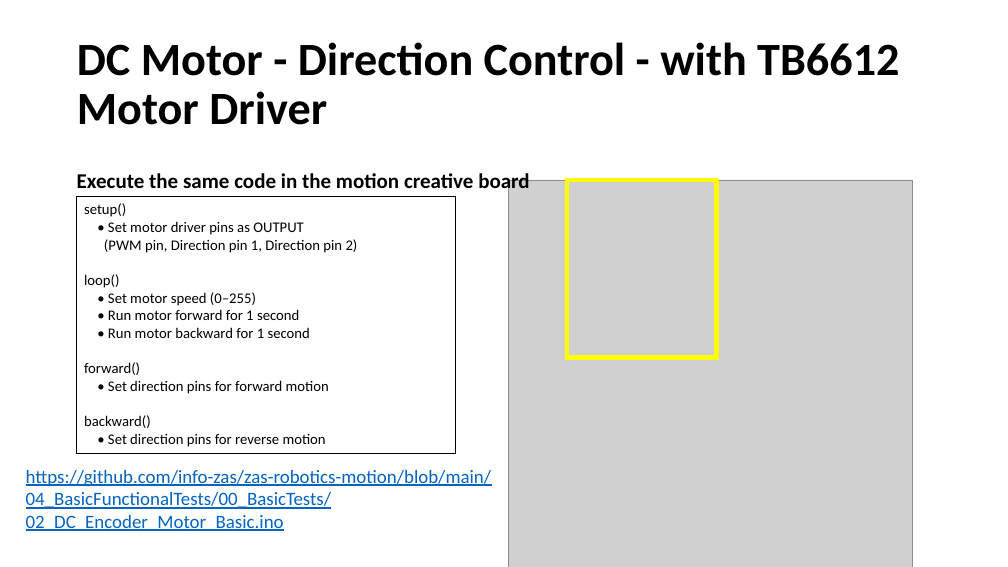
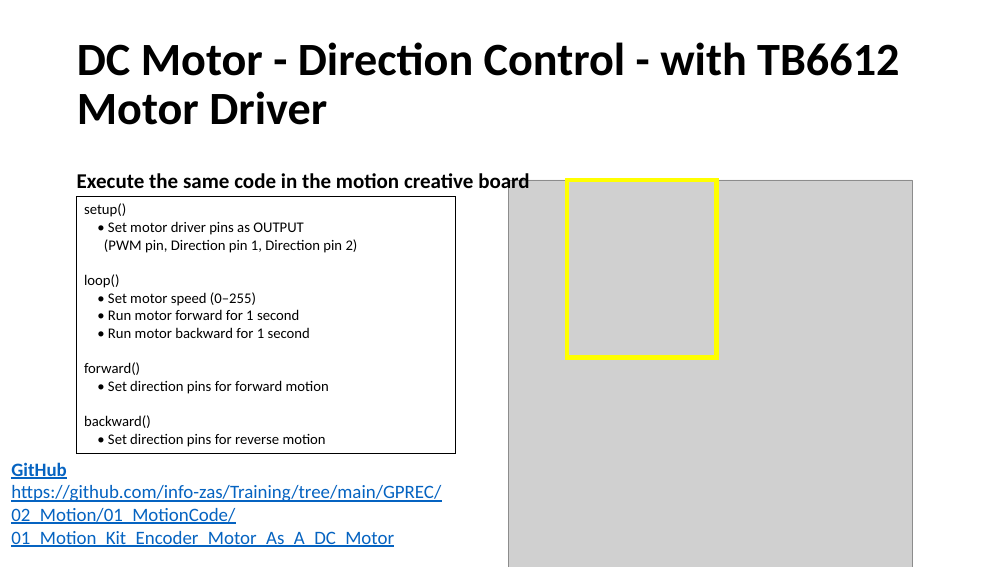
Before and after one commit to info-zas/Training, a slide deck: slide 11 of GPREC/02_Motion/Kit2_Motion_Training.pptx. Drawn at 1008x567 pixels with LibreOffice and Linux fonts; fonts in the diff are those of the drawing; grey boxes stand for pictures. Boxes give left, top, right and bottom in pixels: in the first picture for what was removed or moved away, otherwise in the second. Text is boxed around its words. In the diff, an @@ line names an element or a change of style, - is before the commit and + after.

Commit message:
added a new file

```diff
--- a/GPREC/02_Motion/Kit2_Motion_Training.pptx
+++ b/GPREC/02_Motion/Kit2_Motion_Training.pptx
@@ text at [11, 462, 441, 547]: text changed @@
-https://github.com/info-zas/zas-robotics-motion/blob/main/04_BasicFunctionalTests/00_BasicTests/02_DC_Encoder_Motor_Basic.ino
+GitHub
+https://github.com/info-zas/Training/tree/main/GPREC/02_Motion/01_MotionCode/01_Motion_Kit_Encoder_Motor_As_A_DC_Motor
```
Also in this commit, not shown: 4 other slides changed.
